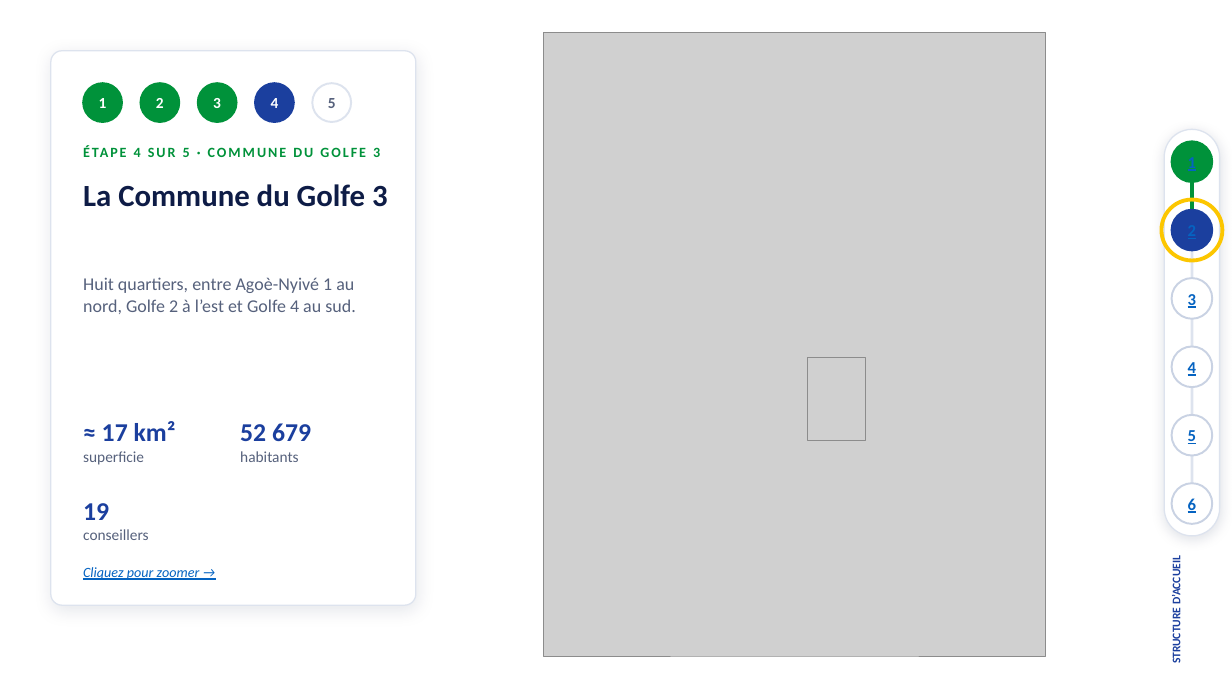
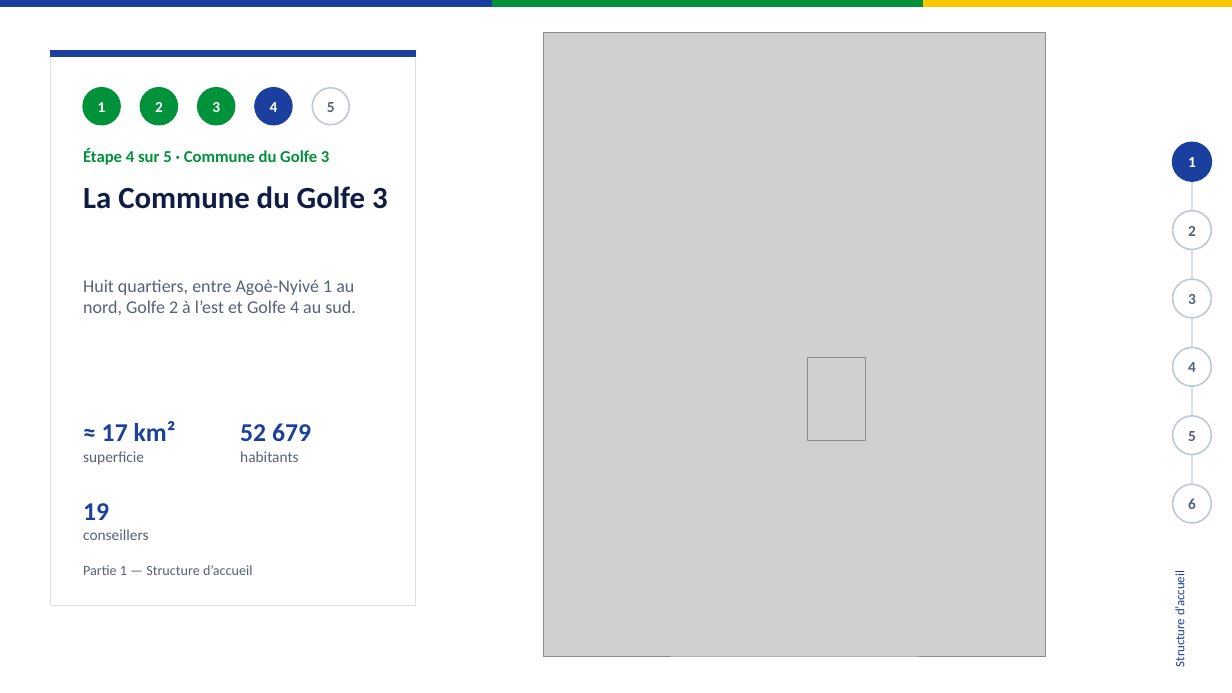
Before and after one commit to LUC-cmd/site-soutenance-aicha, a slide deck: slide 7 of docs/Presentation_soutenance_TCHAKONDO_Aicha.pptx. Drawn at 1232x693 pixels with LibreOffice and Linux fonts; fonts in the diff are those of the drawing; grey boxes stand for pictures; background and template pictures are left out. Boxes give left, top, right and bottom in pixels: in the first picture for what was removed or moved away, otherwise in the second. Text is boxed around its words. In the diff, an @@ line names an element or a change of style, - is before the commit and + after.

```diff
--- a/docs/Presentation_soutenance_TCHAKONDO_Aicha.pptx
+++ b/docs/Presentation_soutenance_TCHAKONDO_Aicha.pptx
@@ rectangle added at <box>0,0,493,6</box>, fill #1B3F9E, outline #1B3F9E 1 pt @@
@@ rectangle added at <box>493,0,924,6</box>, fill #00923A, outline #00923A 1 pt @@
@@ rectangle added at <box>924,0,1232,6</box>, fill #FCC600, outline #FCC600 1 pt @@
@@ rounded rectangle removed at <box>51,51,416,605</box> @@
@@ rectangle added at <box>51,51,416,605</box>, fill #FFFFFF, outline #D9DFEA 0.75 pt @@
@@ rectangle added at <box>51,51,416,56</box>, fill #1B3F9E, outline #1B3F9E 1 pt @@
@@ outline #00923A 1.5 pt to #00923A 1.25 pt in 3 elements at <box>83,88,120,125</box>, <box>140,88,177,125</box>, <box>198,88,235,125</box> @@
@@ ellipse at <box>255,88,292,125</box>: outline #1B3F9E 1.5 pt to #1B3F9E 1.25 pt @@
@@ 5 texts, 5 ellipses: place and size @@
-5 texts, 5 ellipses at <box>83,83,351,122</box>
+5 texts, 5 ellipses at <box>83,88,349,125</box>
@@ ellipse at <box>312,88,349,125</box>: outline #DDE3EE 1.5 pt to #BFC8DA 1.25 pt @@
@@ text at <box>83,149,329,165</box>: text changed; size 11 to 13 pt @@
-ÉTAPE 4 SUR 5 · COMMUNE DU GOLFE 3
+Étape 4 sur 5 · Commune du Golfe 3
@@ rounded rectangle removed at <box>1165,129,1220,536</box> @@
@@ text "1" at <box>1188,157,1196,167</box>: size 13 to 12 pt, text colour #0563C1 to #FFFFFF, underline off @@
@@ ellipse at <box>1173,142,1212,181</box>: fill #00923A to #1B3F9E; outline #00923A 1.5 pt to #1B3F9E 1.25 pt @@
@@ line (1192, 162) - (1192, 504): stroke #DDE3EE 2 pt to #D9DFEA 1.5 pt @@
@@ line removed from (1192, 162) to (1192, 230) @@
@@ line added from (1192, 162) to (1192, 162), #00923A 2.5 pt @@
@@ ellipse removed at <box>1162,200,1223,261</box> @@
@@ ellipse at <box>1173,211,1212,250</box>: fill #1B3F9E to #FFFFFF; outline #1B3F9E 1.5 pt to #BFC8DA 1.25 pt @@
@@ size 13 to 12 pt, text colour #0563C1 to #56617C, underline off in 5 elements at <box>1188,226,1196,236</box>, <box>1188,294,1196,304</box>, <box>1188,362,1196,372</box>, <box>1188,431,1196,441</box>, <box>1188,498,1196,509</box> @@
@@ outline #C9D2E3 1.5 pt to #BFC8DA 1.25 pt in 4 elements at <box>1173,279,1212,318</box>, <box>1173,348,1212,386</box>, <box>1173,416,1212,455</box>, <box>1173,484,1212,523</box> @@
@@ text removed at <box>83,567,200,580</box> @@
-Cliquez pour zoomer →
@@ text added at <box>83,565,253,575</box>, 11 pt, text #56617C @@
+Partie 1 — Structure d’accueil
@@ text at <box>1172,575,1188,666</box>: text changed; size 9 to 10 pt; bold off @@
-STRUCTURE D’ACCUEIL
+Structure d’accueil
```
Also in this commit, not shown: 17 other slides changed, 5 slides added, 4 slides removed, 1 other file.
